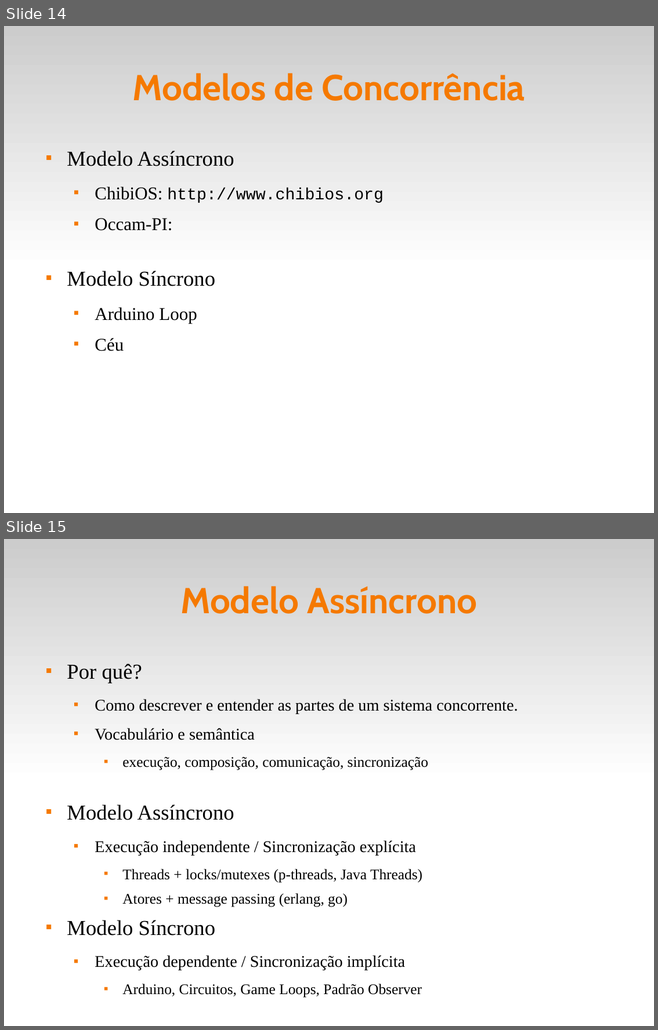
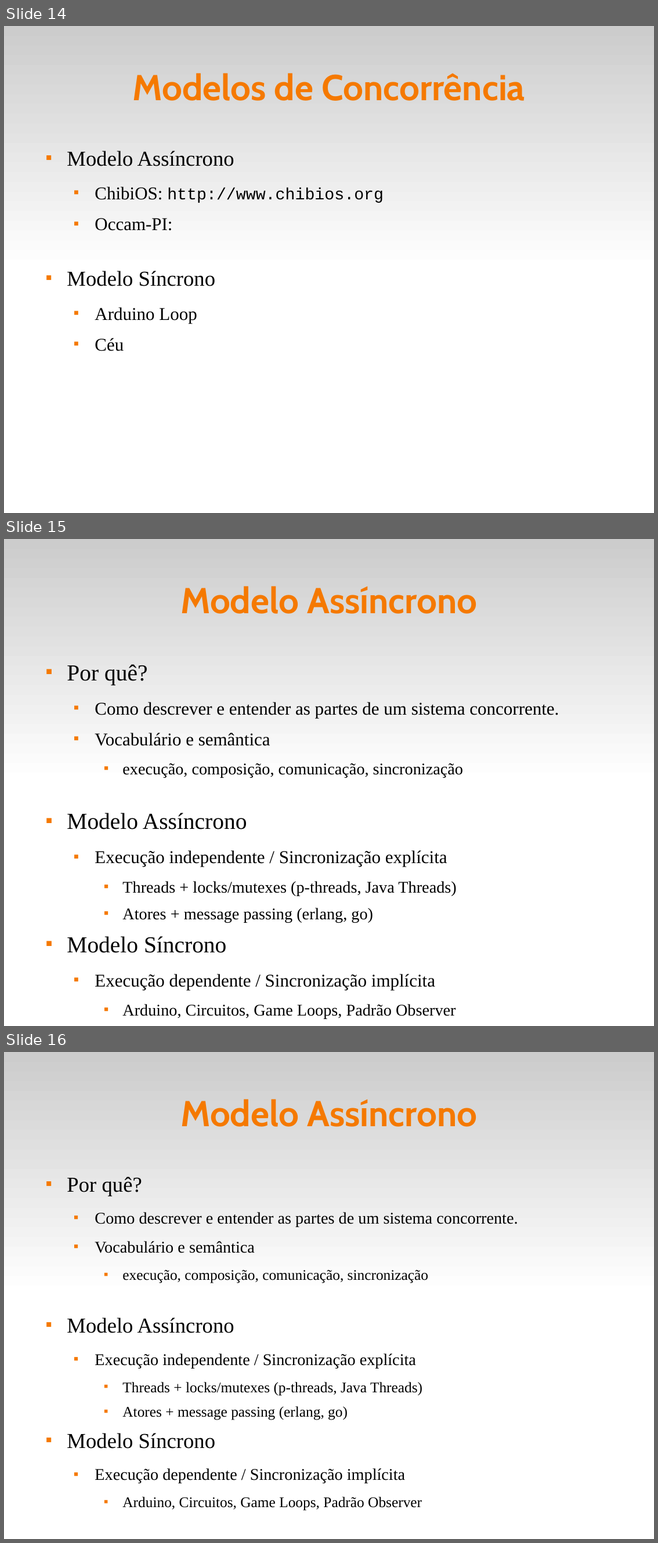
Before and after one commit to fsantanna-uerj/reativos, a slide deck: slides/02_arduino.odp. Shown one above the other, each under a label of ours: slides 14 and 15 before the commit, slides 14, 15 and 16 after it. The pictures are 658x1030 and 658x1543 pixels, drawn with LibreOffice and Linux fonts; fonts in the diff are those of the drawing. Boxes give left, top, right and bottom in pixels: in the first picture for what was removed or moved away, otherwise in the second. Text is boxed around its words. In the diff, an @@ line names an element or a change of style, - is before the commit and + after.

```diff
--- a/slides/02_arduino.odp
+++ b/slides/02_arduino.odp
@@ slide 15 added at [4,539,654,1026], background #FFFFFF; not listed: 1 template element that a slide beside it also shows @@
@@ title added at [180,586,477,614], 44 pt, text #F57900, bold @@
+Modelo Assíncrono
@@ text added at [67,664,558,1019], 20 pt, text #000000 @@
+■ Por quê?
+  ■ Como descrever e entender as partes de um sistema concorrente.
+  ■ Vocabulário e semântica
+    ■ execução, composição, comunicação, sincronização
+■ Modelo Assíncrono
+  ■ Execução independente / Sincronização explícita
+    ■ Threads + locks/mutexes (p-threads, Java Threads)
+    ■ Atores + message passing (erlang, go)
+■ Modelo Síncrono
+  ■ Execução dependente / Sincronização implícita
+    ■ Arduino, Circuitos, Game Loops, Padrão Observer
@@ what was slide 15 is now slide 16 @@
```
Also in this commit, not shown: 7 other files.
